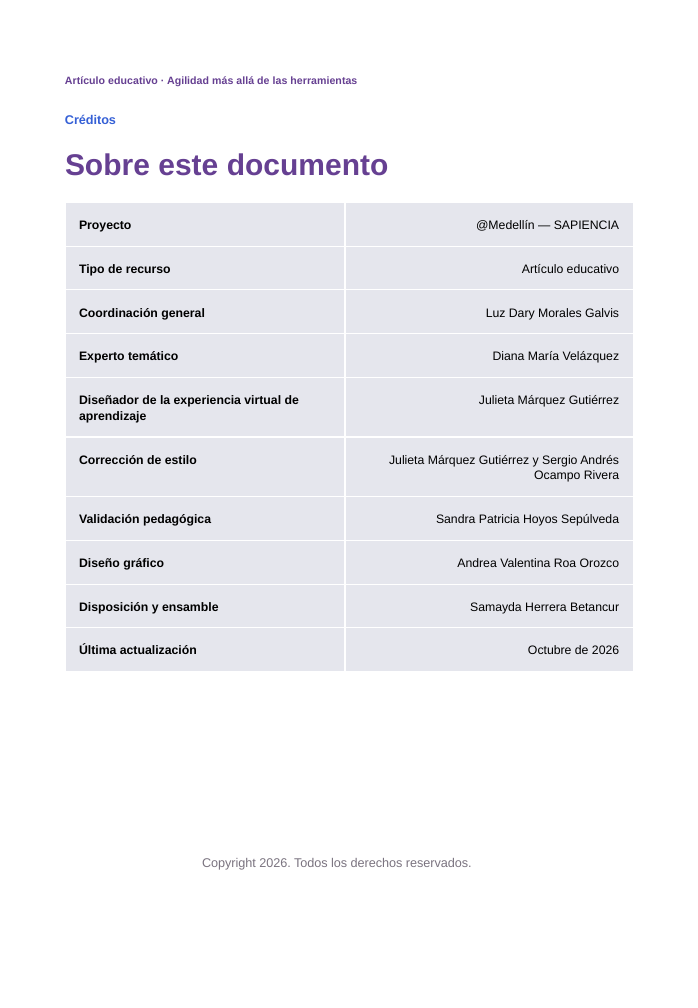
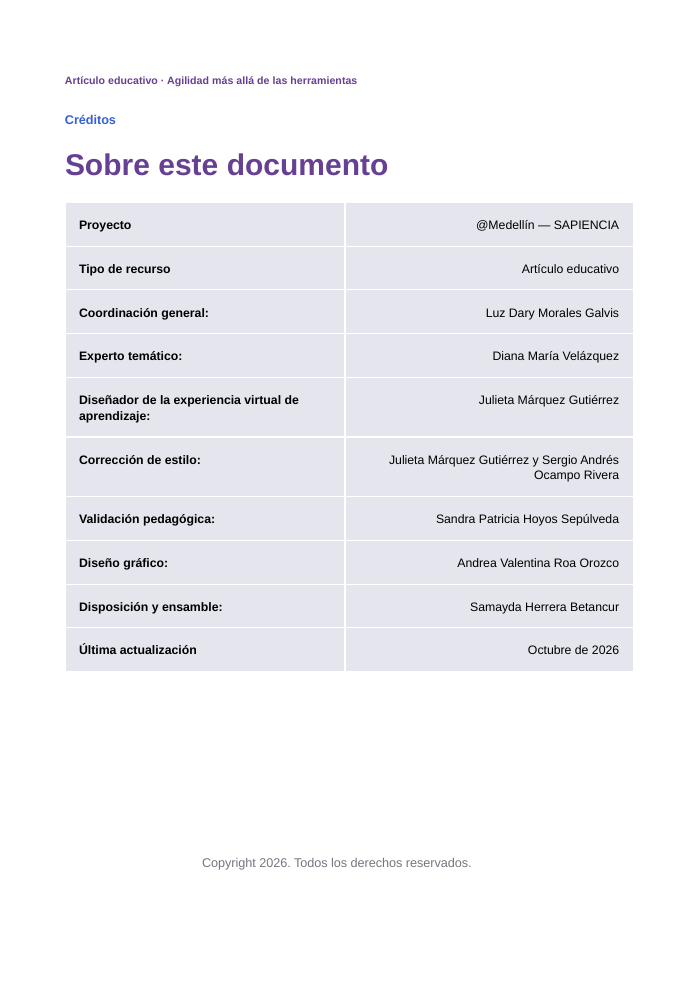
Before and after one commit to candyxlab/workclass, a slide deck: slide 18 of entregas/creditos_cursos_4_5/C4_M1_02_Agilidad_mas_alla_de_las_herramientas_COMPLETO_con_creditos.pptx. Drawn at 698x1008 pixels with LibreOffice and Linux fonts; fonts in the diff are those of the drawing; background and template pictures are left out. Boxes give left, top, right and bottom in pixels: in the first picture for what was removed or moved away, otherwise in the second. Text is boxed around its words. In the diff, an @@ line names an element or a change of style, - is before the commit and + after.

```diff
--- a/entregas/creditos_cursos_4_5/C4_M1_02_Agilidad_mas_alla_de_las_herramientas_COMPLETO_con_creditos.pptx
+++ b/entregas/creditos_cursos_4_5/C4_M1_02_Agilidad_mas_alla_de_las_herramientas_COMPLETO_con_creditos.pptx
@@ table at [65,203,634,658] @@
-row 3, column 1: Coordinación general
+row 3, column 1: Coordinación general:
-row 4, column 1: Experto temático
+row 4, column 1: Experto temático:
-row 5, column 1: Diseñador de la experiencia virtual de aprendizaje
+row 5, column 1: Diseñador de la experiencia virtual de aprendizaje:
-row 6, column 1: Corrección de estilo
+row 6, column 1: Corrección de estilo:
-row 7, column 1: Validación pedagógica
+row 7, column 1: Validación pedagógica:
-row 8, column 1: Diseño gráfico
+row 8, column 1: Diseño gráfico:
-row 9, column 1: Disposición y ensamble
+row 9, column 1: Disposición y ensamble:
```
Also in this commit, not shown: 3 other files.
